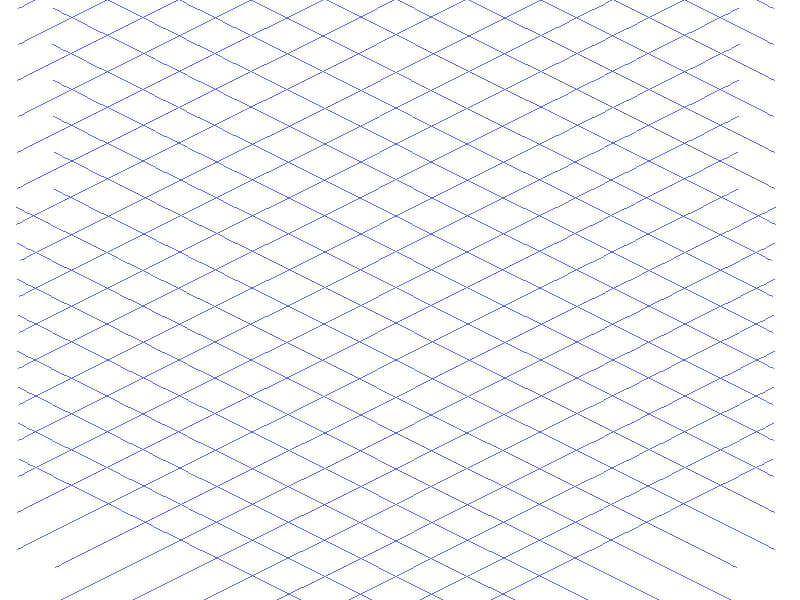
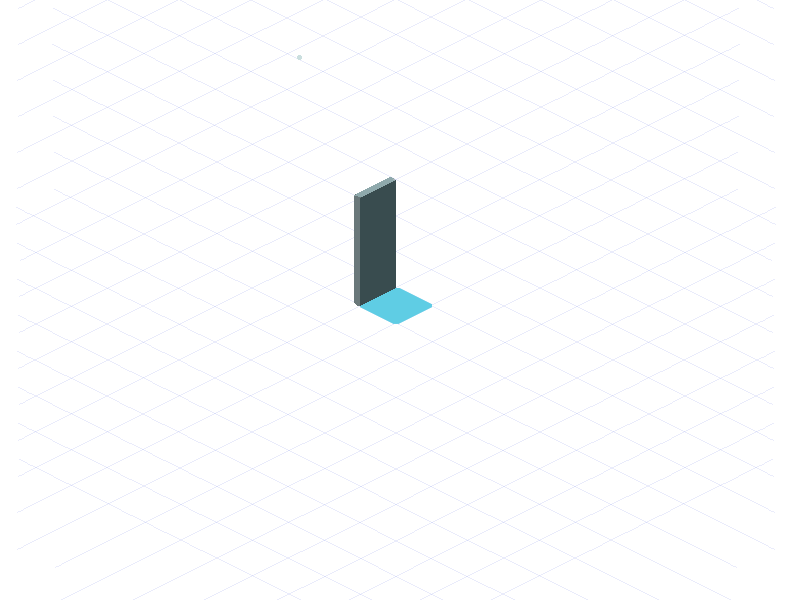
Layers edited between the first and the second 800 x 600 image:
added layer "Layer 3 copy 2" above "Layer 2" over bbox(297, 55, 396, 306)
added layer "Layer 2" above "Layer 2 copy 4" over bbox(360, 288, 432, 324)
"Layer 2 copy 4": opacity 100% → 13% over bbox(16, 0, 776, 600)
"Layer 2 copy 3": opacity 100% → 13% over bbox(16, 0, 776, 600)
